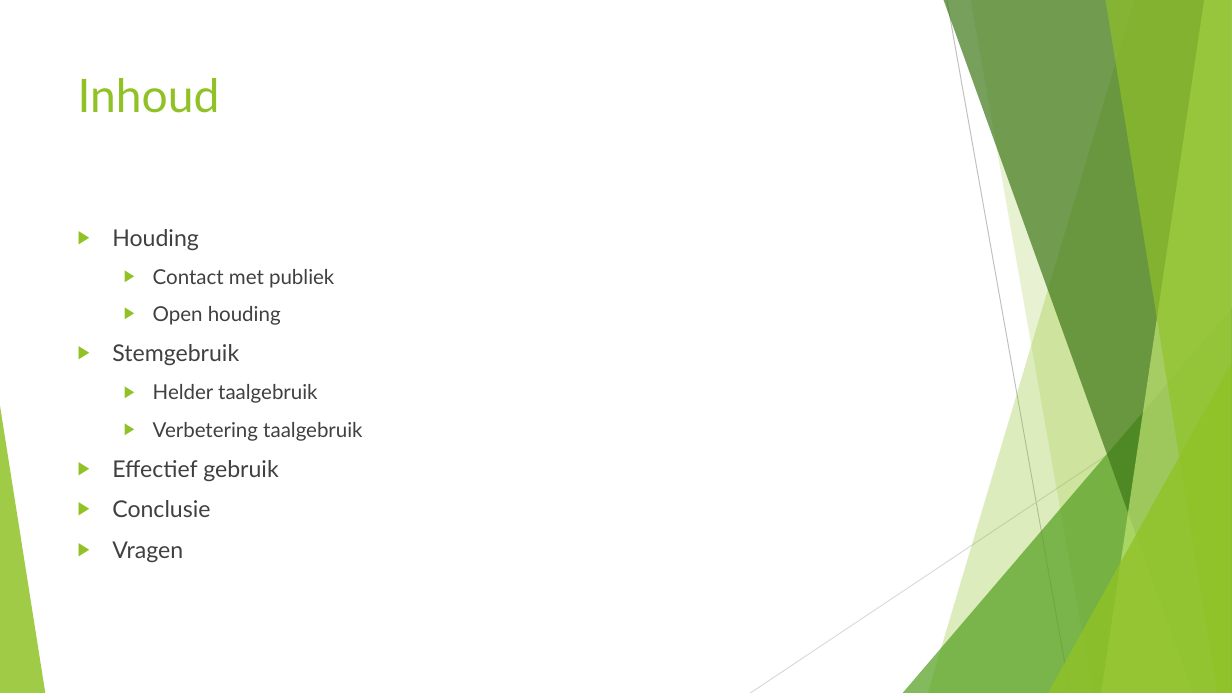
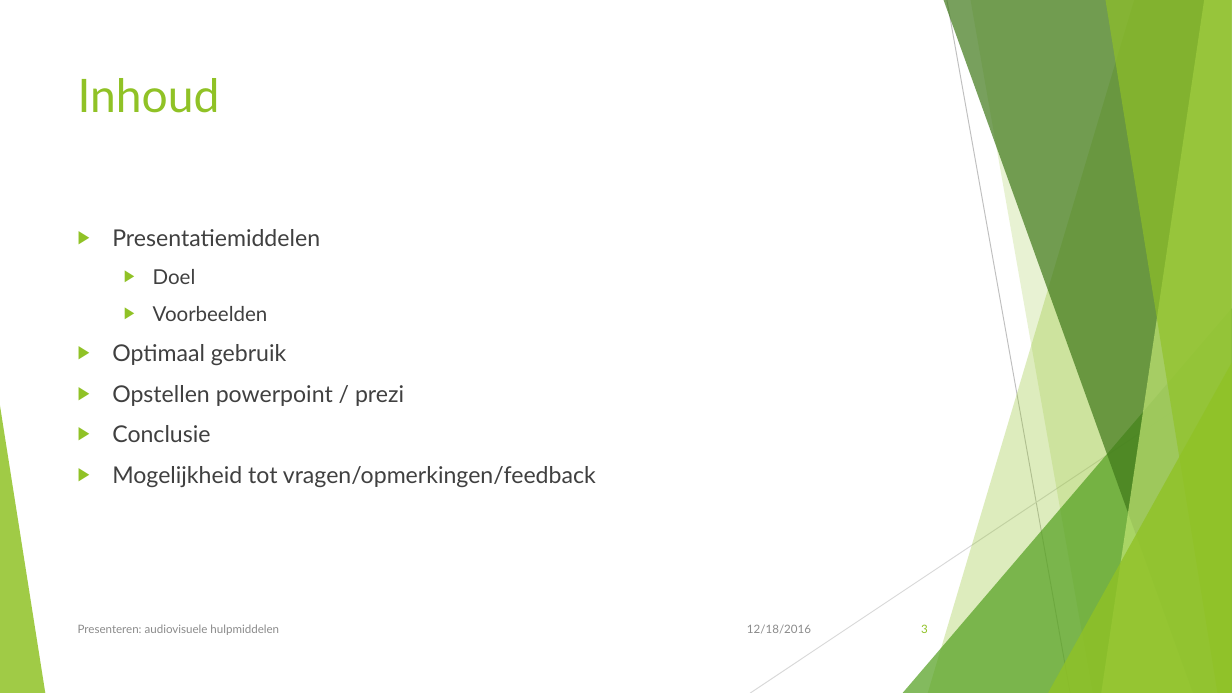
Before and after one commit to Martijnve23/HHS_PROENT-1617, a slide deck: slide 3 of Practicum/Week_6/Presentatie_week_6.pptx. Drawn at 1232x693 pixels with LibreOffice and Linux fonts; fonts in the diff are those of the drawing. Boxes give left, top, right and bottom in pixels: in the first picture for what was removed or moved away, otherwise in the second. Text is boxed around its words. In the diff, an @@ line names an element or a change of style, - is before the commit and + after.

```diff
--- a/Practicum/Week_6/Presentatie_week_6.pptx
+++ b/Practicum/Week_6/Presentatie_week_6.pptx
@@ text at bbox=[112, 229, 404, 406]: text changed; size 16 to 18 pt @@
-▶ Houding
-  ▶ Contact met publiek
-  ▶ Open houding
-▶ Stemgebruik
-  ▶ Helder taalgebruik
-  ▶ Verbetering taalgebruik
-▶ Effectief gebruik
+▶ Presentatiemiddelen
+  ▶ Doel
+  ▶ Voorbeelden
+▶ Optimaal gebruik
+▶ Opstellen powerpoint / prezi
@@ text at bbox=[112, 466, 596, 487]: text changed @@
-▶ Vragen
+▶ Mogelijkheid tot vragen/opmerkingen/feedback
@@ text added at bbox=[78, 624, 279, 635], 9 pt, text #8C8C8C @@
+Presenteren: audiovisuele hulpmiddelen
@@ text added at bbox=[747, 624, 811, 633], 9 pt, text #8C8C8C @@
+12/18/2016
@@ page number added at bbox=[921, 624, 928, 633], 9 pt, text #90C226 @@
+3
```
Also in this commit, not shown: 2 other slides changed, 4 slides added, 4 slides removed, 1 other file.
